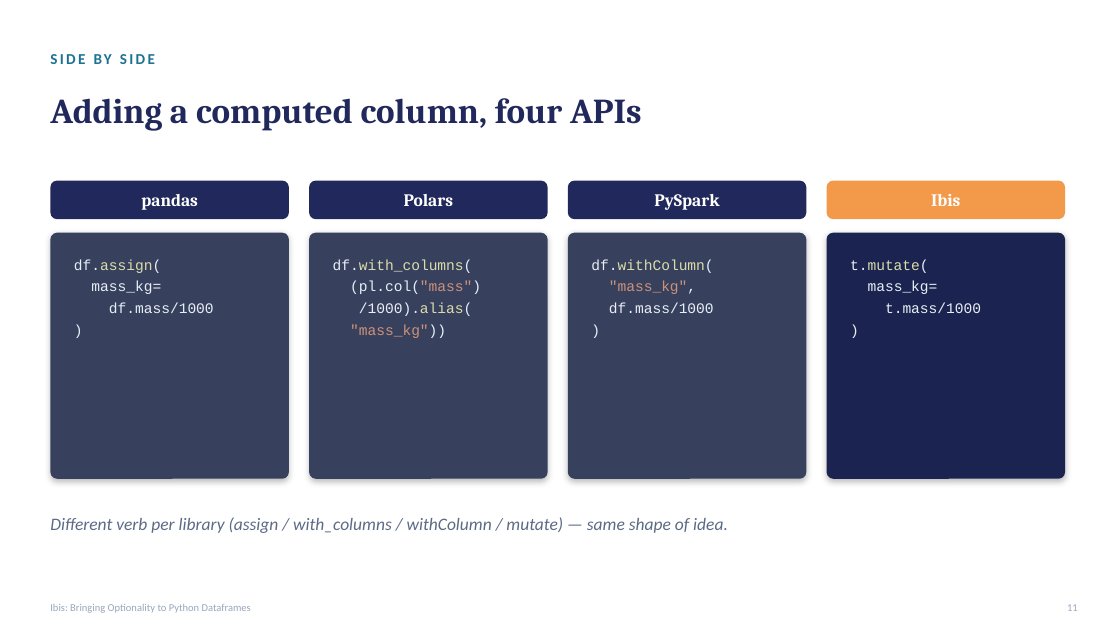
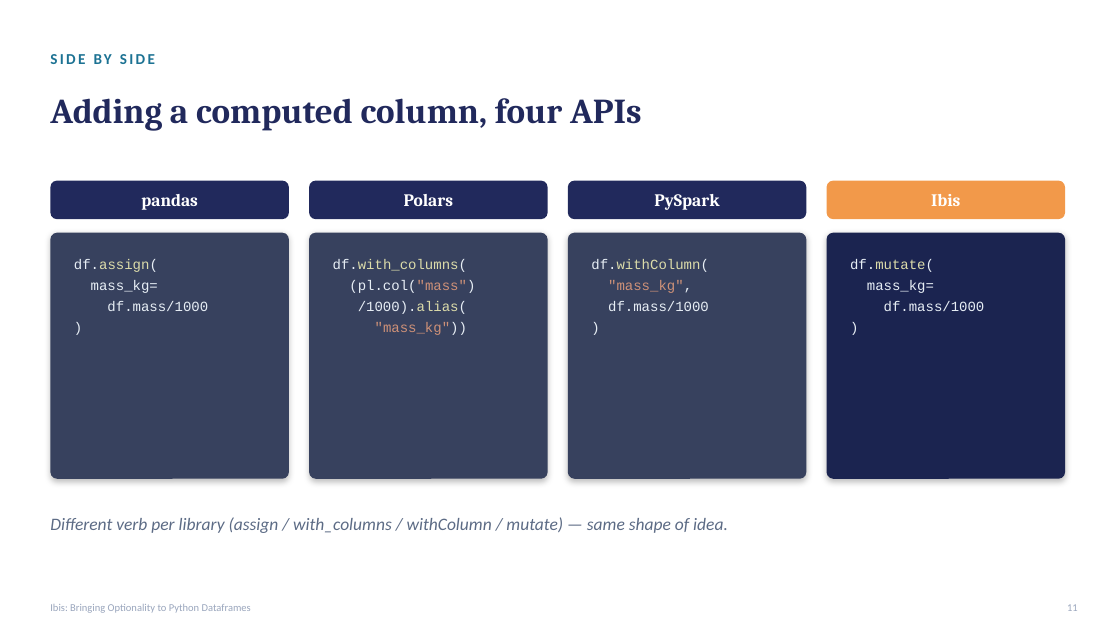
Before and after one commit to lestermartin/ibis-optionality, a slide deck: slide 12 of slides/ibis-optionality-slides.pptx (slide 11 before the commit). Drawn at 1120x630 pixels with LibreOffice and Linux fonts; fonts in the diff are those of the drawing. Boxes give left, top, right and bottom in pixels: in the first picture for what was removed or moved away, otherwise in the second. Text is boxed around its words. In the diff, an @@ line names an element or a change of style, - is before the commit and + after.

```diff
--- a/slides/ibis-optionality-slides.pptx
+++ b/slides/ibis-optionality-slides.pptx
@@ size 12.5 to 12 pt in 3 elements at box(74, 259, 208, 311), box(333, 259, 475, 335), box(591, 259, 709, 311) @@
@@ text at box(850, 259, 934, 272): text changed; size 12.5 to 12 pt @@
-t.mutate(
+df.mutate(
@@ text at box(867, 280, 934, 293): size 12.5 to 12 pt in "mass_kg=", ")" @@
@@ text at box(884, 301, 985, 311): text changed; size 12.5 to 12 pt @@
-t.mass/1000
+df.mass/1000
```
Also in this commit, not shown: 9 other slides changed, 1 slide added, 8 other files.
